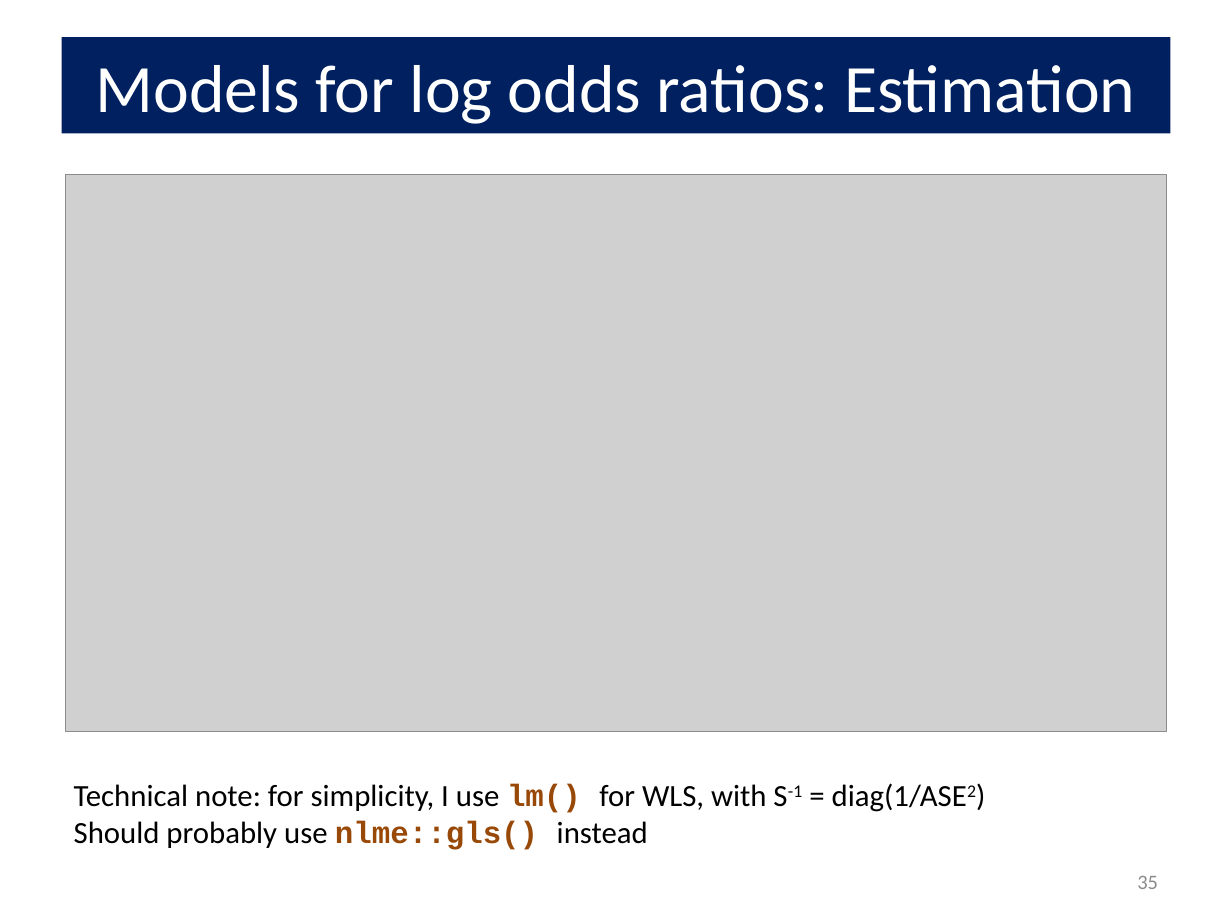
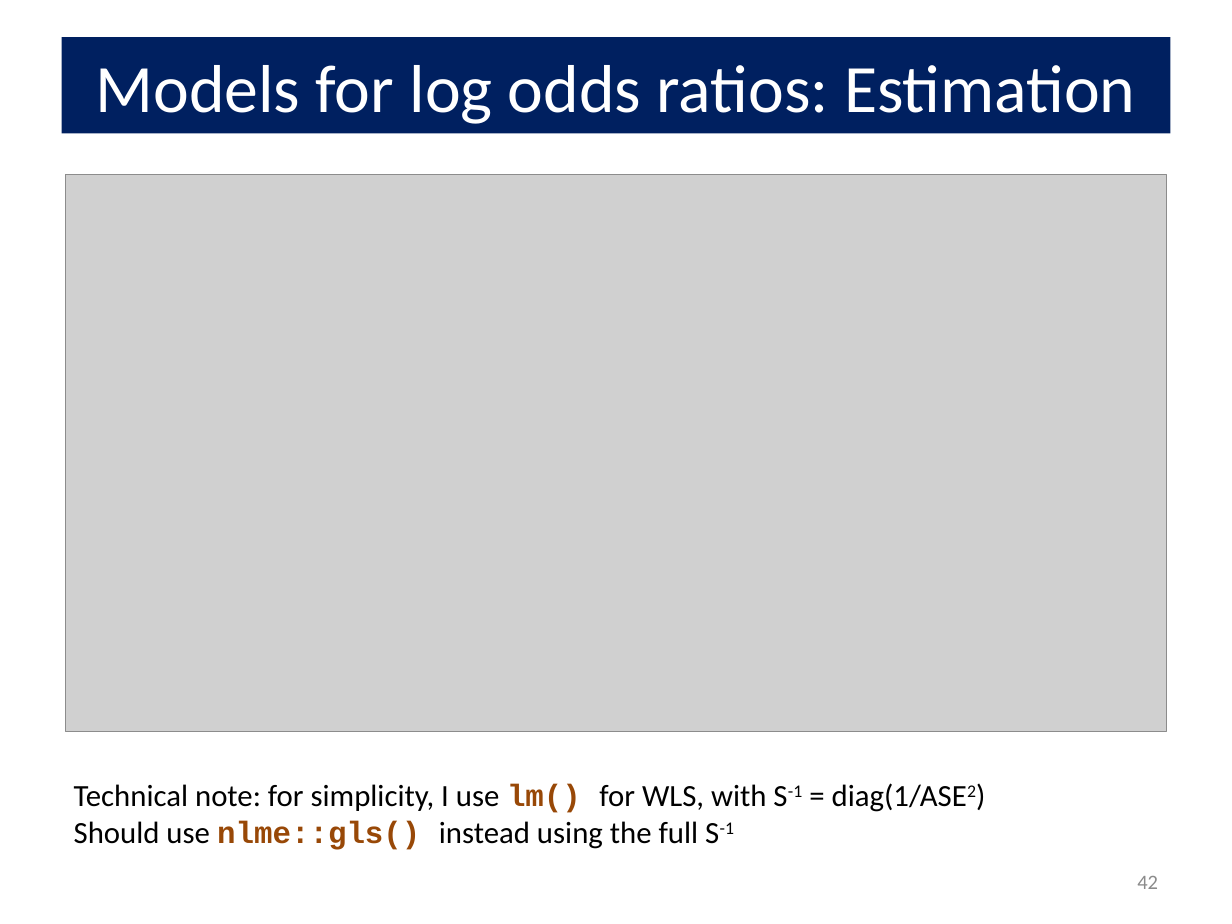
Before and after one commit to friendly/psy6136, a slide deck: slide 42 of docs/lectures/10-Log-Odds.pptx (slide 35 before the commit). Drawn at 1232x924 pixels with LibreOffice and Linux fonts; fonts in the diff are those of the drawing; grey boxes stand for pictures. Boxes give left, top, right and bottom in pixels: in the first picture for what was removed or moved away, otherwise in the second. Text is boxed around its words. In the diff, an @@ line names an element or a change of style, - is before the commit and + after.

```diff
--- a/docs/lectures/10-Log-Odds.pptx
+++ b/docs/lectures/10-Log-Odds.pptx
@@ text at <box>74,821,734,850</box>: text changed @@
-Should probably use nlme::gls() instead
+Should use nlme::gls() instead using the full S-1
@@ page number at <box>1137,876,1158,889</box>: text changed @@
-35
+42
```
Also in this commit, not shown: 24 other slides changed, 7 slides added, 15 other files.
